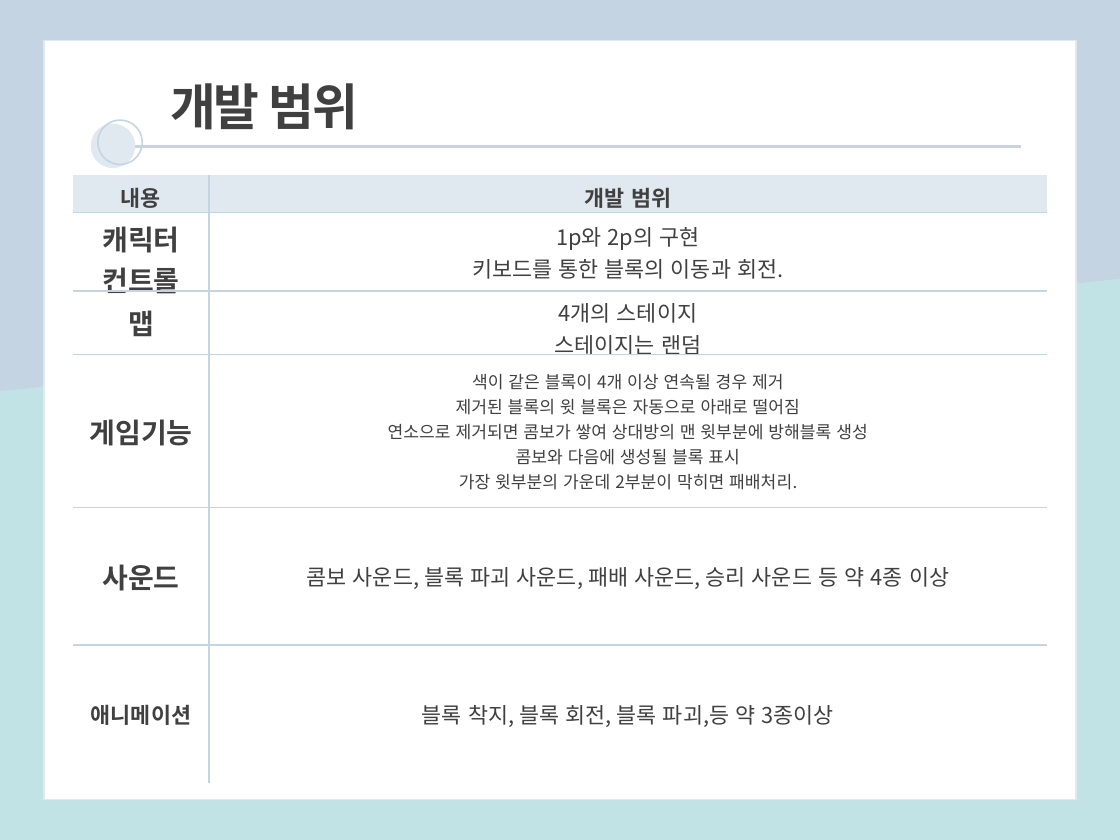
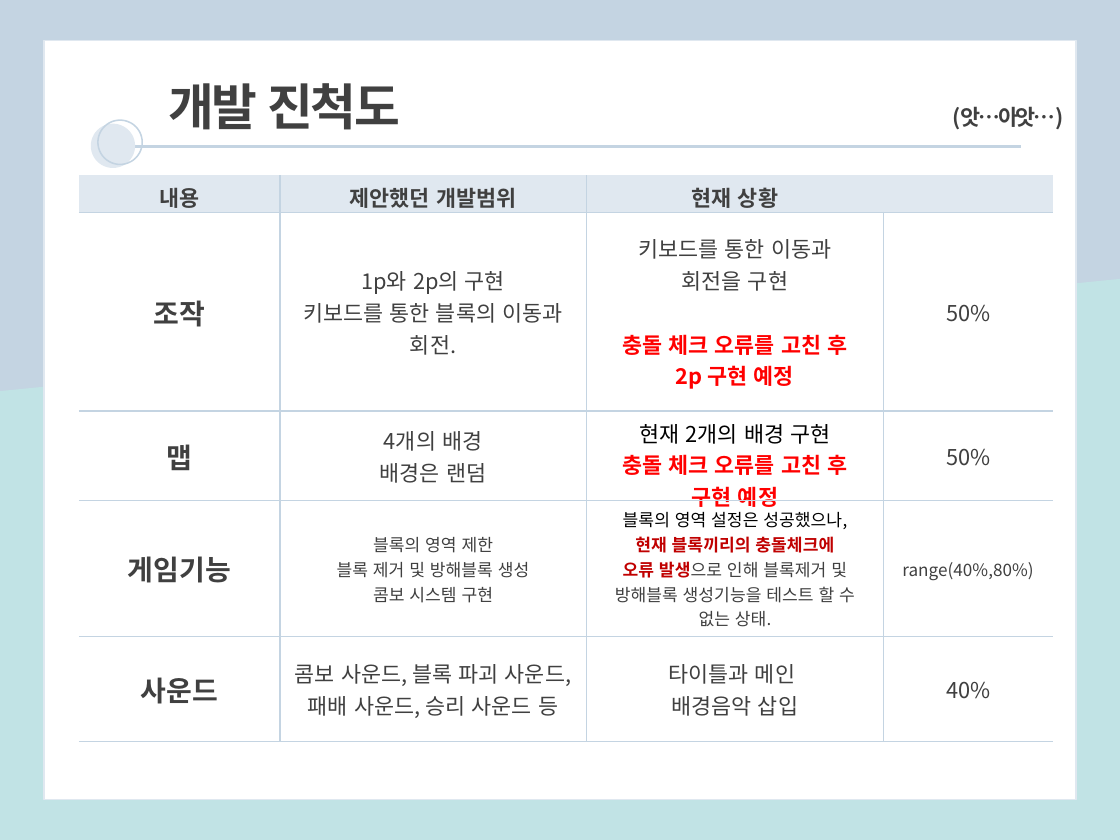
Before and after one commit to opopop12/2018180041_2DGP_HaeGeun_Jo, a slide deck: slide 2 of 2D_Project/2DGP.pptx (slide 3 before the commit). Drawn at 1120x840 pixels with LibreOffice and Linux fonts; fonts in the diff are those of the drawing; background and template pictures are left out. Boxes give left, top, right and bottom in pixels: in the first picture for what was removed or moved away, otherwise in the second. Text is boxed around its words. In the diff, an @@ line names an element or a change of style, - is before the commit and + after.

```diff
--- a/2D_Project/2DGP.pptx
+++ b/2D_Project/2DGP.pptx
@@ text at <box>169,83,1064,130</box>: text changed; size 32 to 14 pt @@
-개발 범위
+개발 진척도 (앗…아앗…)
@@ table at <box>78,175,1053,741</box> @@
-내용 | 개발 범위
-캐릭터 / 컨트롤 | 1p와 2p의 구현 / 키보드를 통한 블록의 이동과 회전.
-맵 | 4개의 스테이지 / 스테이지는 랜덤
-게임기능 | 색이 같은 블록이 4개 이상 연속될 경우 제거 / 제거된 블록의 윗 블록은 자동으로 아래로 떨어짐 / 연소으로 제거되면 콤보가 쌓여 상대방의 맨 윗부분에 방해블록 생성 / 콤보와 다음에 생성될 블록 표시 / 가장 윗부분의 가운데 2부분이 막히면 패배처리.
-사운드 | 콤보 사운드, 블록 파괴 사운드, 패배 사운드, 승리 사운드 등 약 4종 이상
-애니메이션 | 블록 착지, 블록 회전, 블록 파괴,등 약 3종이상
+내용 | 제안했던 개발범위 | 현재 상황 | 
+조작 | 1p와 2p의 구현 / 키보드를 통한 블록의 이동과 회전. | 키보드를 통한 이동과 / 회전을 구현 / 충돌 체크 오류를 고친 후 / 2p 구현 예정 | 50%
+맵 | 4개의 배경 / 배경은 랜덤 | 현재 2개의 배경 구현 / 충돌 체크 오류를 고친 후 / 구현 예정 | 50%
+게임기능 | 블록의 영역 제한 / 블록 제거 및 방해블록 생성 / 콤보 시스템 구현 | 블록의 영역 설정은 성공했으나, / 현재 블록끼리의 충돌체크에 / 오류 발생으로 인해 블록제거 및 / 방해블록 생성기능을 테스트 할 수 / 없는 상태. | range(40%,80%)
+사운드 | 콤보 사운드, 블록 파괴 사운드, 패배 사운드, 승리 사운드 등 | 타이틀과 메인 / 배경음악 삽입 | 40%
@@ table: place and size @@
-table at <box>73,175,1046,782</box>
+table at <box>78,175,1053,741</box>
```
Also in this commit, not shown: 1 other slide changed, 1 slide added, 4 slides removed, 1 other file.
